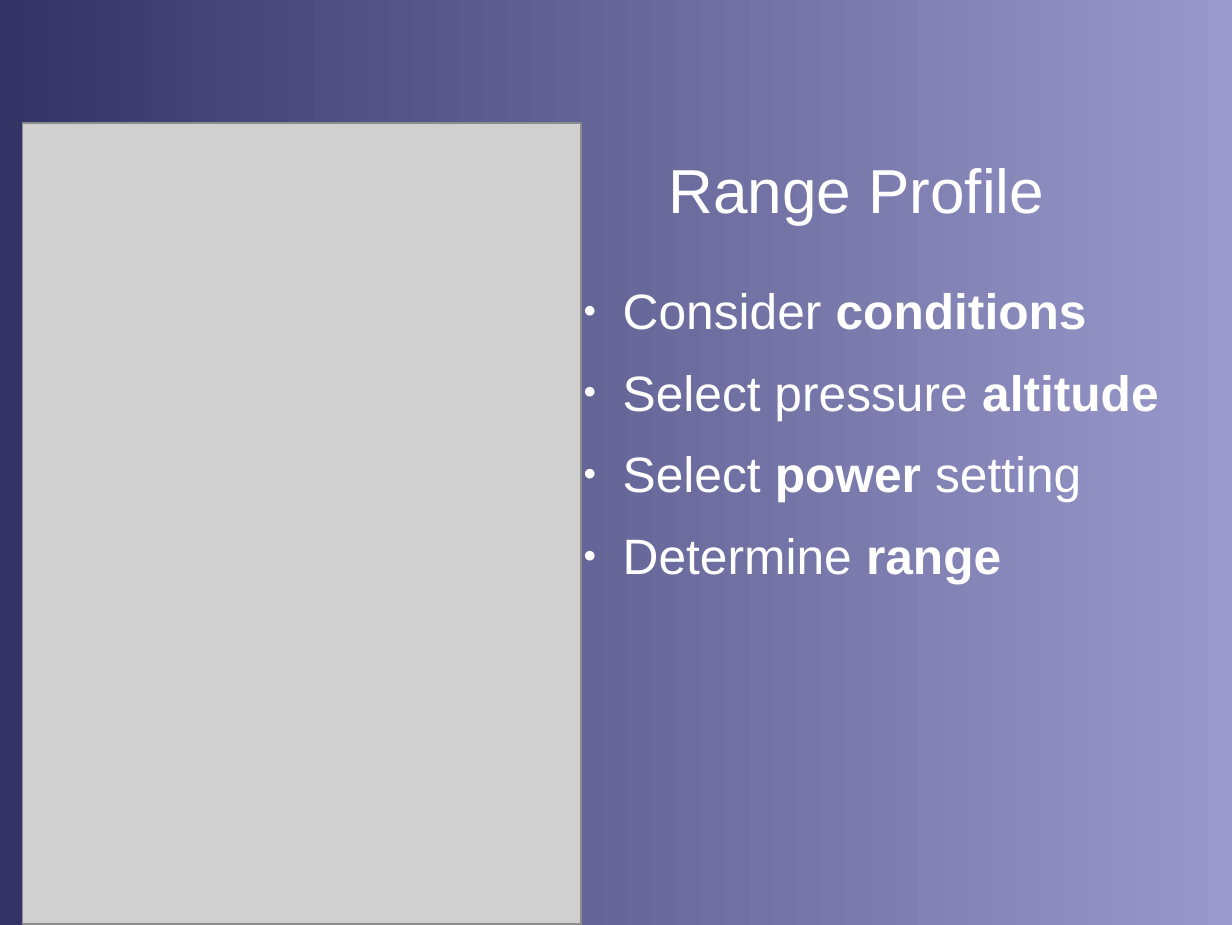
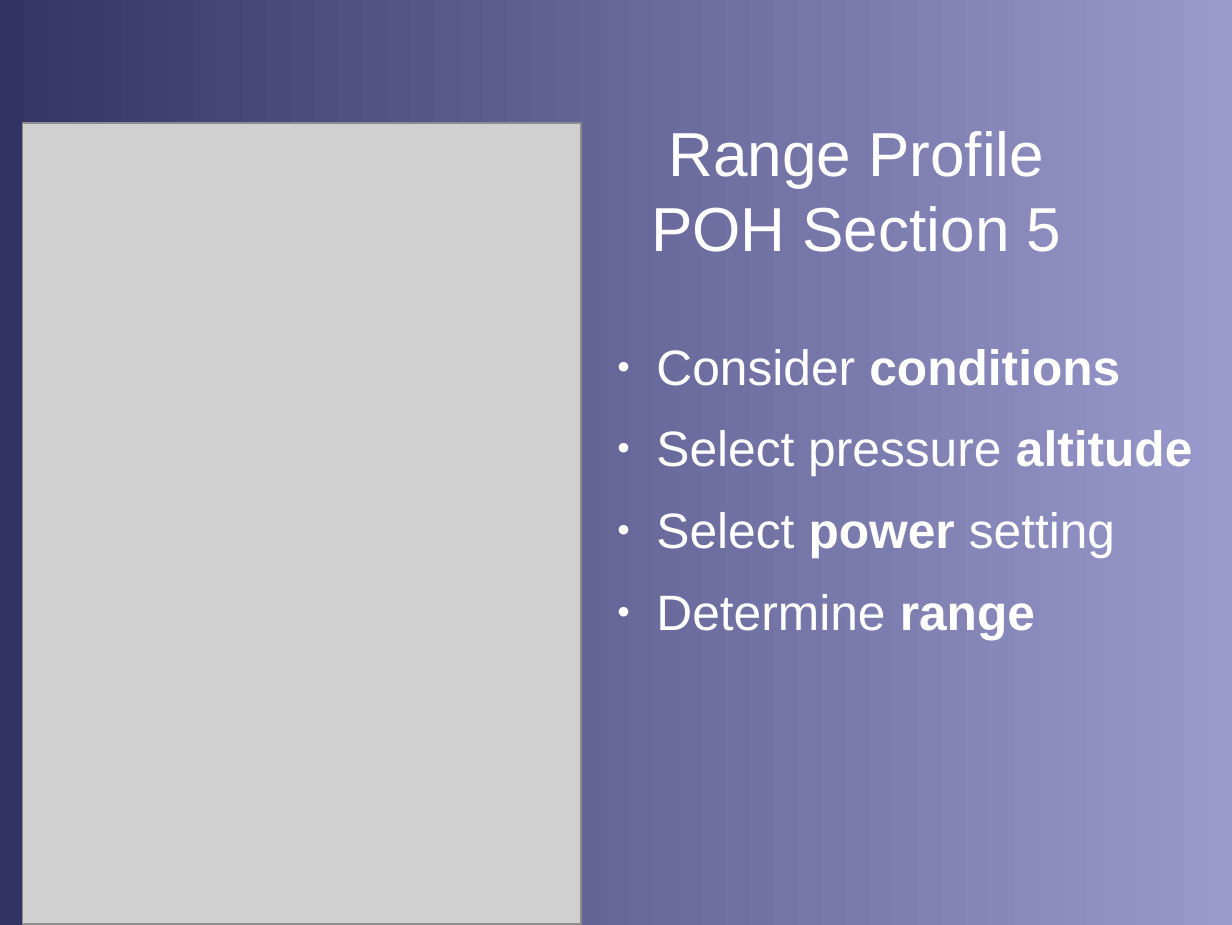
Before and after one commit to stephanheinemann/flight, a slide deck: slide 10 of FI/RangeAndEndurance/RangeAndEndurance.odp (slide 6 before the commit). Drawn at 1232x925 pixels with LibreOffice and Linux fonts; fonts in the diff are those of the drawing; grey boxes stand for pictures; background and template pictures are left out. Boxes give left, top, right and bottom in pixels: in the first picture for what was removed or moved away, otherwise in the second. Text is boxed around its words. In the diff, an @@ line names an element or a change of style, - is before the commit and + after.

```diff
--- a/FI/RangeAndEndurance/RangeAndEndurance.odp
+++ b/FI/RangeAndEndurance/RangeAndEndurance.odp
@@ title at (651, 131, 1062, 252): text changed @@
-Range Profile
+Range Profile
+POH Section 5
@@ text "Consider conditions": place and size @@
-text "Consider conditions" at (623, 293, 1159, 583)
+text "Consider conditions" at (656, 349, 1193, 639)
```
Also in this commit, not shown: 6 other slides changed.
